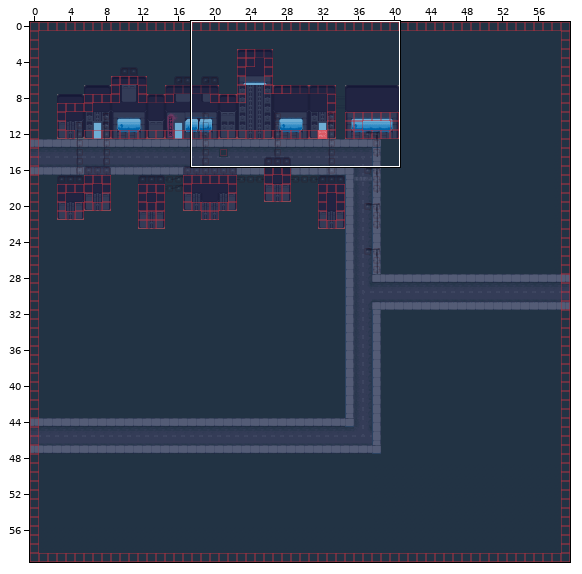
Level history. Tiled map: tiledMaps/City.tmx. The picture above shows the old version from afar; the outline marks the close-up.
Close-up. Before the commit:
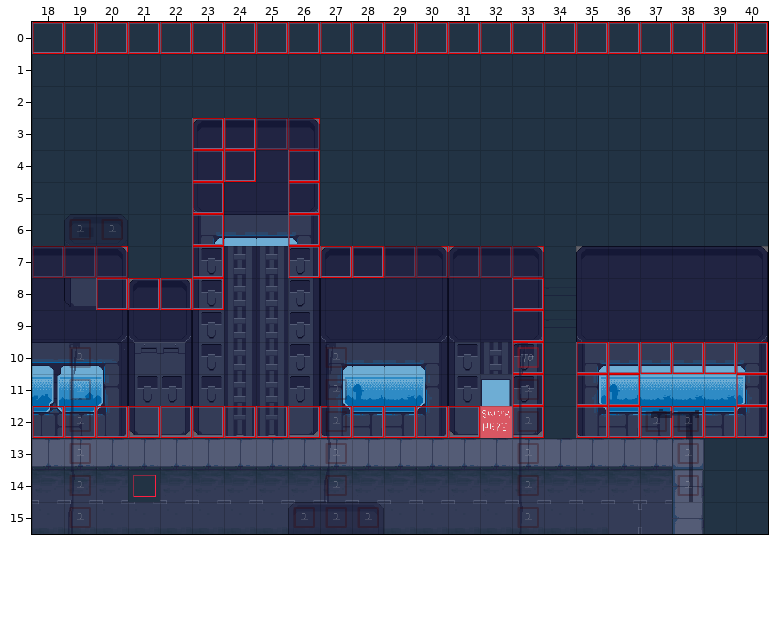
Cells are 40x40 px. Shown: x 18..40, y 0..15. The commit also changed other parts of the map, which this record leaves out.
The result:
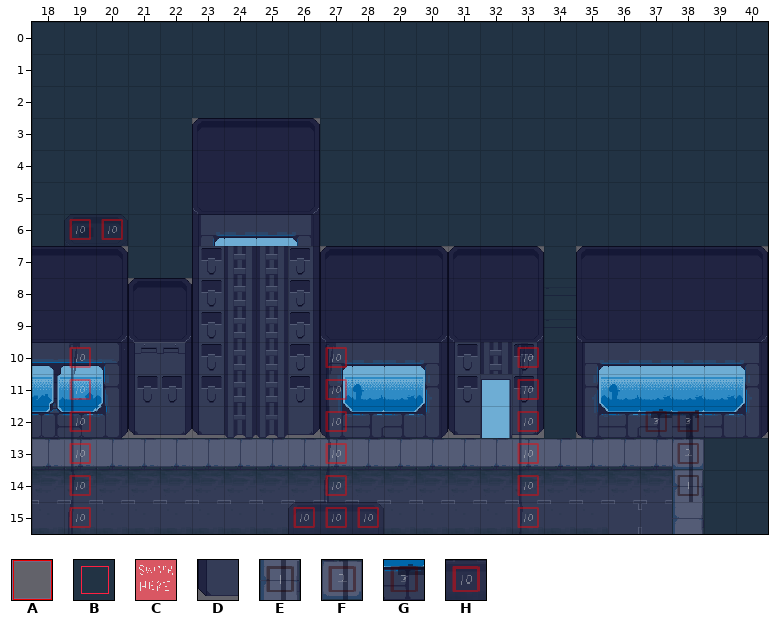
Key: from "AllTiles": A 1, B 2, C 24, D 62; from "height": E 0, F 1, G 2, H 9.
_ is an empty cell.
See-through tiles are keyed as they look on the map.
The edit:
layer "Heightmap" opacity 29% -> 44%
Layer "Interactable" (now hidden):
The author cleared tile A in row 0 at x 18 to 40; in row 3 at x 23 to 26; in row 4 at x 23 to 24 and 26; in rows 5 to 6 at x 23 and 26; in row 7 at x 18 to 20, 23 and 26 to 33; in row 8 at x 20 to 23 and 33.
The author cleared tile A in row 9 at x 33; in row 10 at x 33 and 35 to 40; in row 11 at x 33, 35 to 36 and 40; in row 12 at x 18 to 31, 33 and 35 to 40.
The author cleared tile B in row 14 at x 21.
The author cleared tile C in row 12 at x 32.
The author cleared tile D in row 8 at x 19.
Layer "Heightmap":
Tile F becomes tile E in row 14 at x 38.
Tile F becomes tile G in row 12 at x 37 to 38.
Tile F becomes tile H in row 6 at x 19 to 20; in row 10 at x 19 and 27; in rows 11 to 14 at x 19, 27 and 33; in row 15 at x 19, 26 to 28 and 33.
